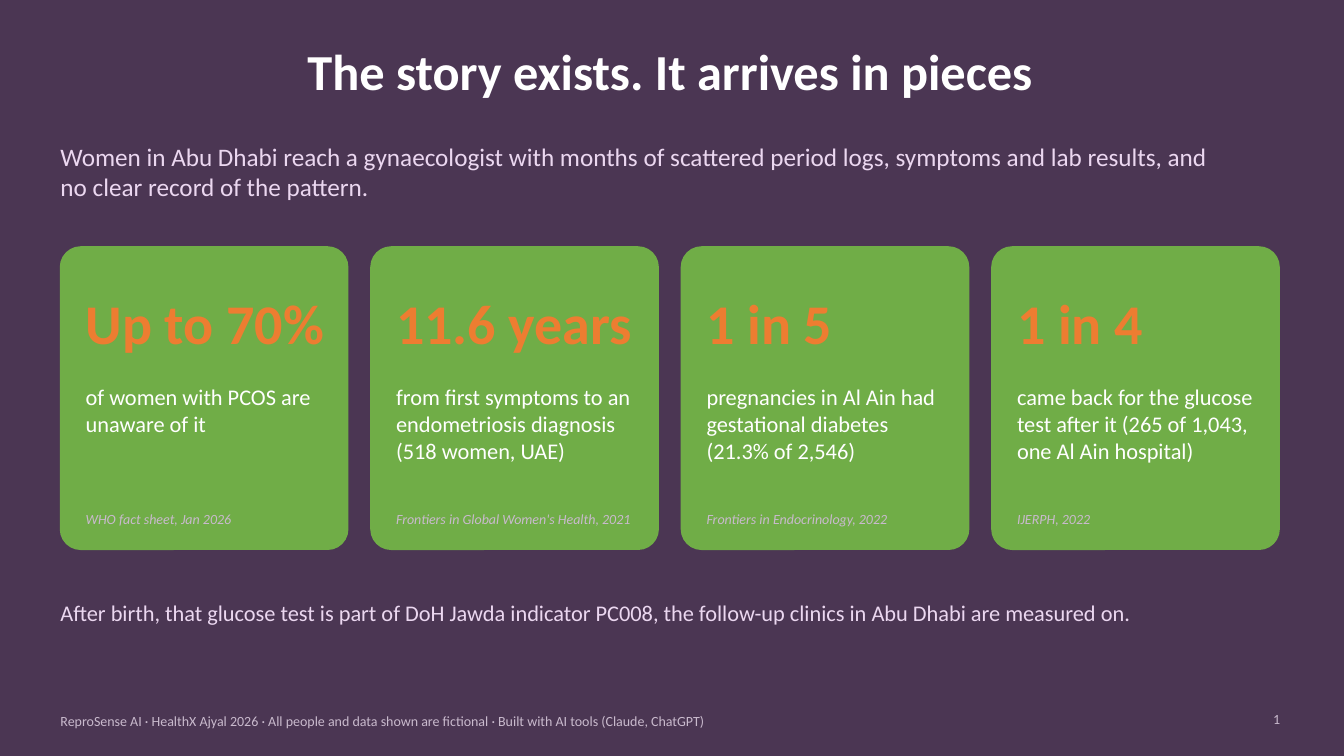
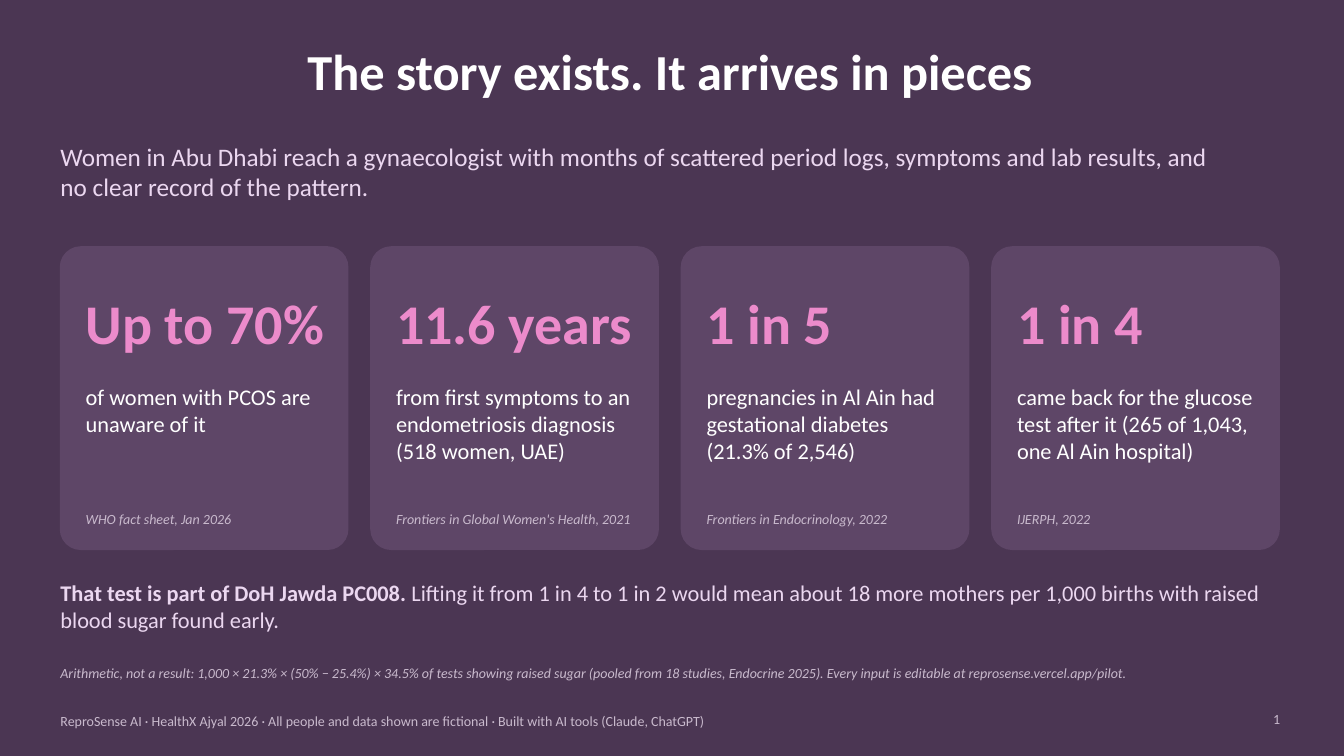
Before and after one commit to krish2105/ReproSense-AI-, a slide deck: slide 1 of pitch/ReproSense-submission.pptx. Drawn at 1344x756 pixels with LibreOffice and Linux fonts; fonts in the diff are those of the drawing. Boxes give left, top, right and bottom in pixels: in the first picture for what was removed or moved away, otherwise in the second. Text is boxed around its words. In the diff, an @@ line names an element or a change of style, - is before the commit and + after.

Commit message:
Pitch in the judges' format: 3 slides then the demo, judge-by-judge Q&A, deck rebuilt
docs/27: section 4 is the timed script for the organisers' 21 Nov format (slides 0:00-1:20,
demo 1:20-2:55, four voices) with honesty rules for the stage; section 10 covers what each
of the four judges is likely to ask; Q5, Q7 and Q21 say what is true (held-out questions
written separately from the code; 56 PRs before selection, 57 since); odds rescored.

Deck: slide 1 adds the per-1,000-births line (arithmetic with its sources), slide 2 says
what the AI does, slide 3 adds the build-week record and that we are forming the company.
PPTX and PDF rebuilt with the theme. Trackers updated.

```diff
--- a/pitch/ReproSense-submission.pptx
+++ b/pitch/ReproSense-submission.pptx
@@ fill #70AD47 to #5E4667; outline #70AD47 1 pt to #5E4667 1 pt in 4 elements at (60,247,348,549), (371,247,658,549), (682,247,969,549), (992,247,1279,549) @@
@@ text colour #ED7D31 to #EC8BCB in 4 elements at (86,305,323,353), (396,306,632,353), (707,305,832,345), (1017,305,1142,344) @@
@@ text at (60,585,1259,632): text changed @@
-After birth, that glucose test is part of DoH Jawda indicator PC008, the follow-up clinics in Abu Dhabi are measured on.
+That test is part of DoH Jawda PC008. Lifting it from 1 in 4 to 1 in 2 would mean about 18 more mothers per 1,000 births with raised blood sugar found early.
@@ text "That test is part of ..." at (60,585,1259,632): vertical alignment middle to top @@
@@ text added at (60,668,1126,681), 10 pt, text #C9BACD, italic @@
+Arithmetic, not a result: 1,000 × 21.3% × (50% − 25.4%) × 34.5% of tests showing raised sugar (pooled from 18 studies, Endocrine 2025). Every input is editable at reprosense.vercel.app/pilot.
```
Also in this commit, not shown: 2 other slides changed, 6 other files.
